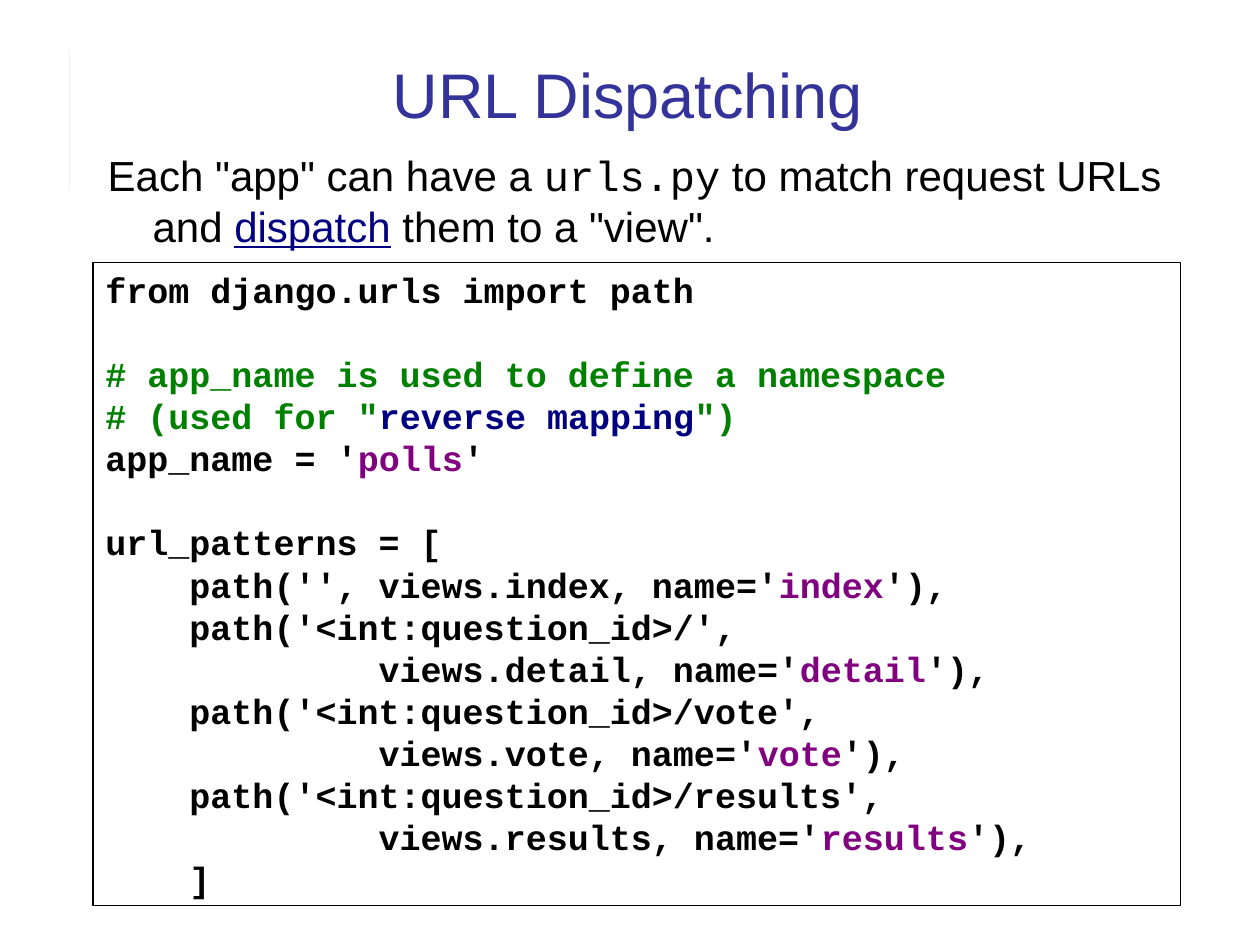
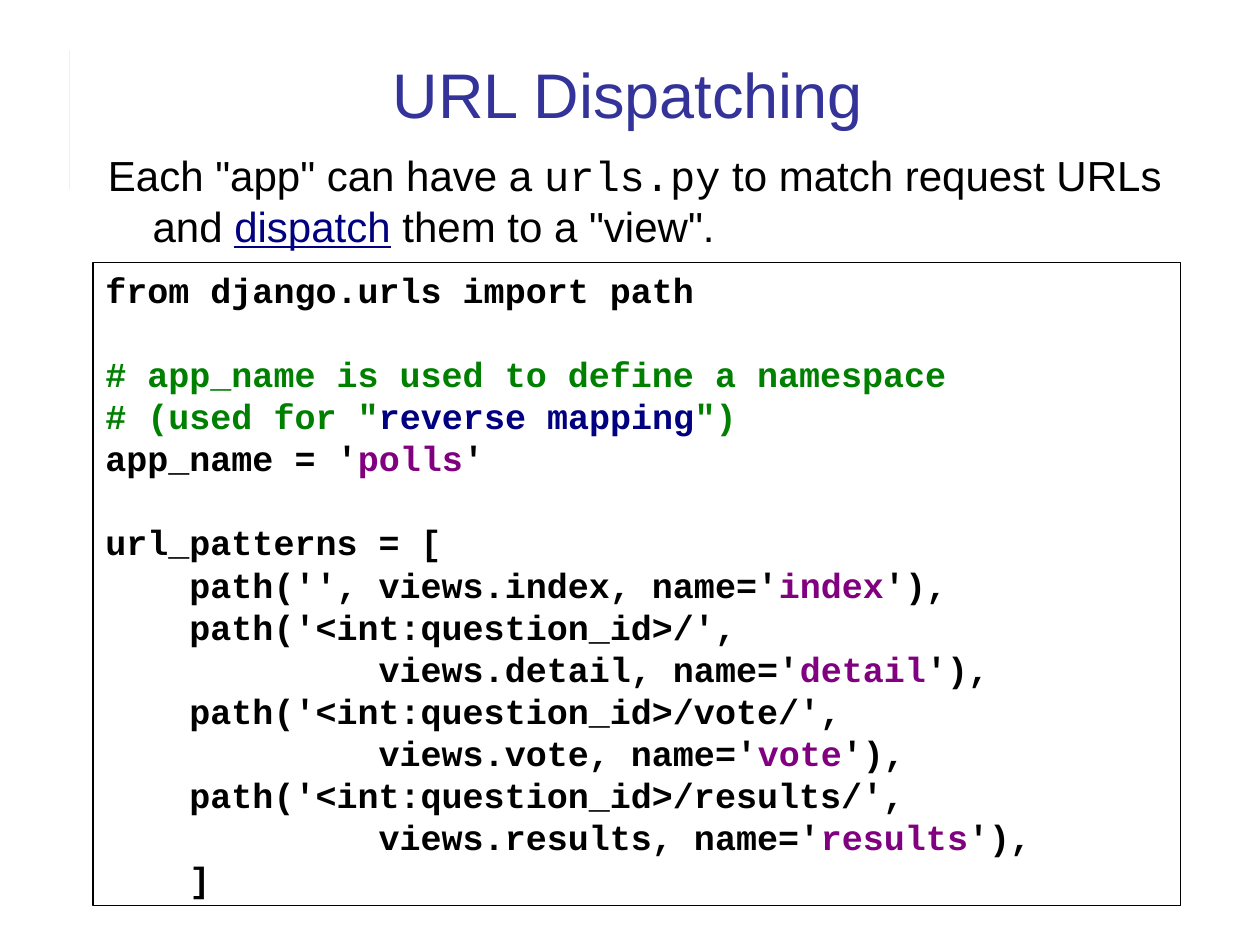
Before and after one commit to cpske/ISP, a slide deck: slide 11 of web/Django-review-1.ppt. Drawn at 1260x945 pixels with LibreOffice and Linux fonts; fonts in the diff are those of the drawing. Boxes give left, top, right and bottom in pixels: in the first picture for what was removed or moved away, otherwise in the second. Text is boxed around its words. In the diff, an @@ line names an element or a change of style, - is before the commit and + after.

```diff
--- a/web/Django-review-1.ppt
+++ b/web/Django-review-1.ppt
@@ text in rectangle at (189,699,841,732): text changed @@
-path('<int:question_id>/vote',
+path('<int:question_id>/vote/',
@@ text in rectangle at (189,783,904,816): text changed @@
-path('<int:question_id>/results',
+path('<int:question_id>/results/',
```
Also in this commit, not shown: 16 other slides changed, 3 other files.
